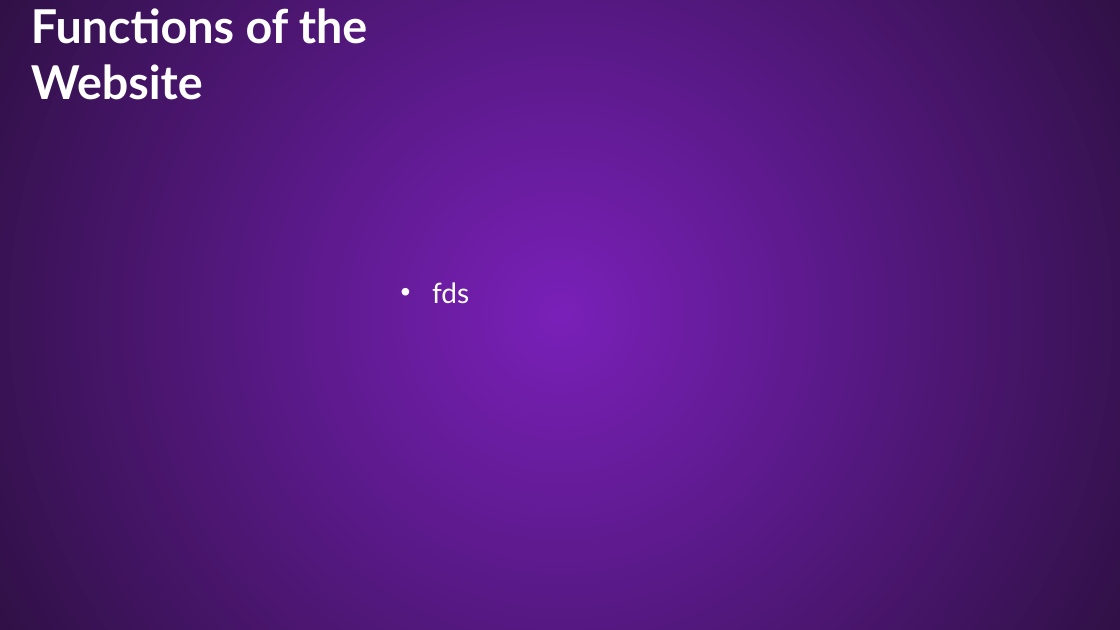
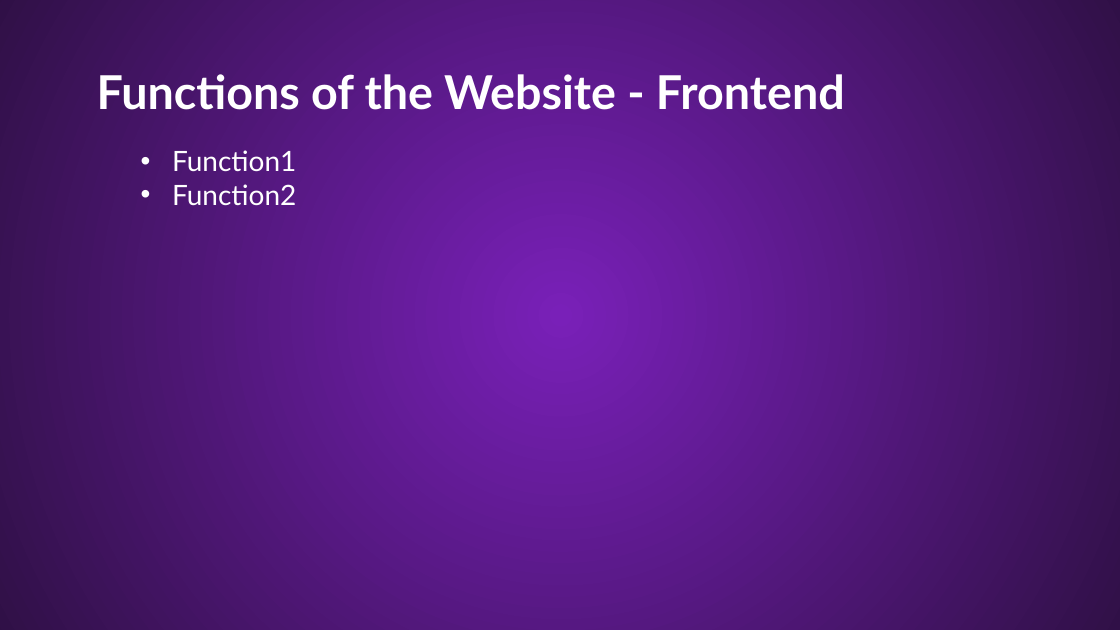
Before and after one commit to Palacsinta002/LMS, a slide deck: slide 4 of Presentation/LMS Presentation.pptx (slide 3 before the commit). Drawn at 1120x630 pixels with LibreOffice and Linux fonts; fonts in the diff are those of the drawing; background and template pictures are left out. Boxes give left, top, right and bottom in pixels: in the first picture for what was removed or moved away, otherwise in the second. Text is boxed around its words. In the diff, an @@ line names an element or a change of style, - is before the commit and + after.

```diff
--- a/Presentation/LMS Presentation.pptx
+++ b/Presentation/LMS Presentation.pptx
@@ title "Functions of the Website - ..." at [97, 74, 845, 110]: vertical alignment bottom to top @@
@@ title at [97, 74, 845, 110]: text changed @@
-Functions of the Website
+Functions of the Website - Frontend
@@ text added at [172, 150, 296, 206], 24 pt, text #FFFFFF @@
+• Function1
+• Function2
@@ text removed at [432, 282, 469, 304] @@
-• fds
```
Also in this commit, not shown: 10 slides added, 1 slide removed, 1 other file.
